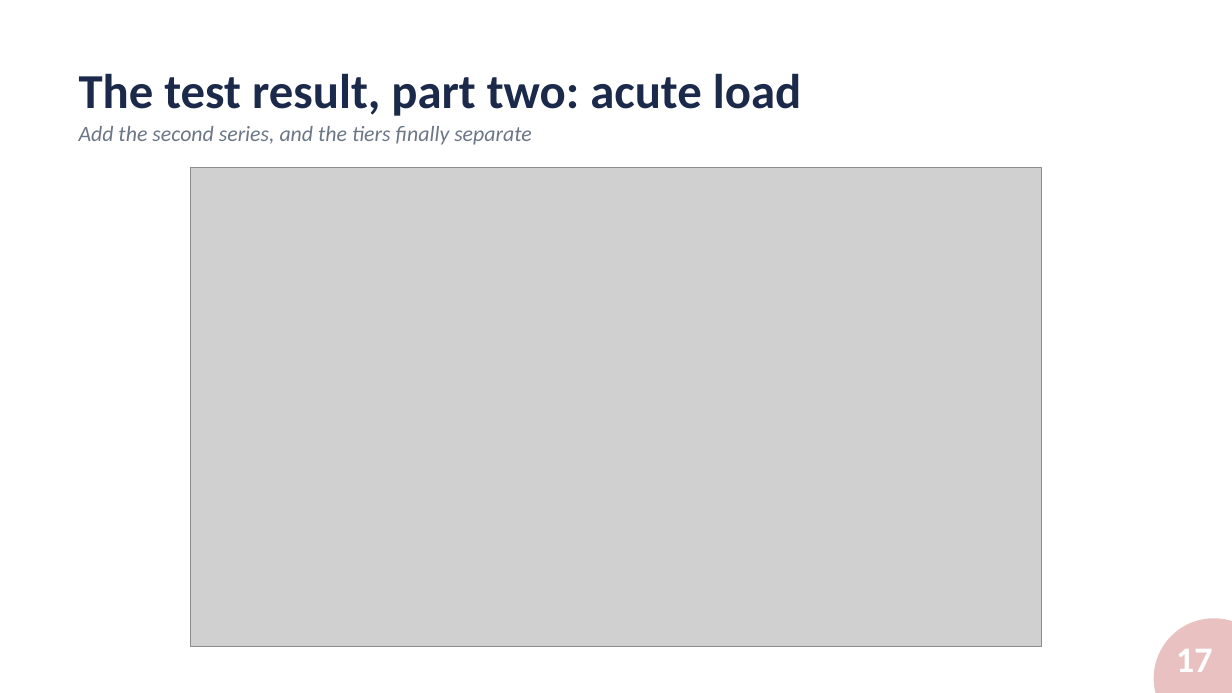
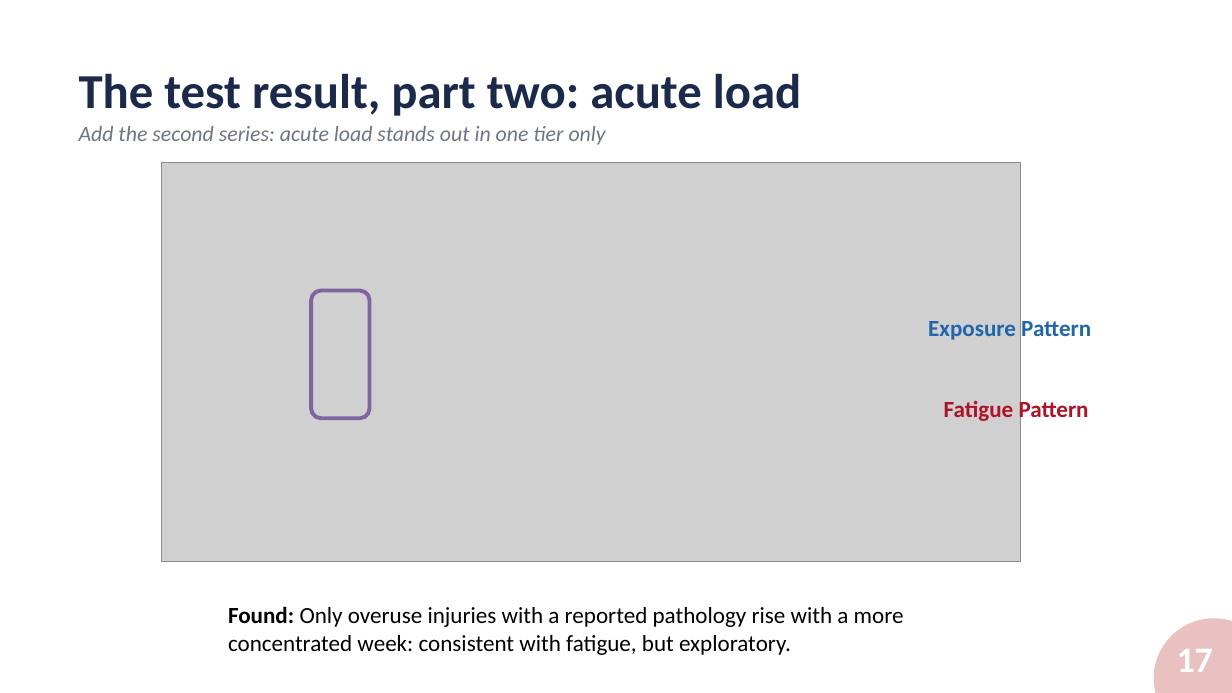
Before and after one commit to alexmartin360/Basketball-Workload-Injury-Risk-Profile, a slide deck: slide 17 of docs/SPB_Presentation_AlexMartin.pptx. Drawn at 1232x693 pixels with LibreOffice and Linux fonts; fonts in the diff are those of the drawing; grey boxes stand for pictures; background and template pictures are left out. Boxes give left, top, right and bottom in pixels: in the first picture for what was removed or moved away, otherwise in the second. Text is boxed around its words. In the diff, an @@ line names an element or a change of style, - is before the commit and + after.

```diff
--- a/docs/SPB_Presentation_AlexMartin.pptx
+++ b/docs/SPB_Presentation_AlexMartin.pptx
@@ text at [79,126,606,145]: text changed @@
-Add the second series, and the tiers finally separate
+Add the second series: acute load stands out in one tier only
@@ picture: place and size @@
-picture at [191,167,1042,647]
+picture at [161,163,1020,562]
@@ rounded rectangle added at [311,291,370,419], outline #8064A2 3 pt @@
@@ text added at [928,321,1091,340], 18 pt, text #2066AC, bold @@
+Exposure Pattern
@@ text added at [944,397,1089,423], 18 pt, text #B01225, bold @@
+Fatigue Pattern
@@ text added at [228,606,904,655], 18 pt, text #000000 @@
+Found: Only overuse injuries with a reported pathology rise with a more concentrated week: consistent with fatigue, but exploratory.
```
Also in this commit, not shown: 18 other slides changed, 1 slide added, 2 slides removed, 1 other file.
